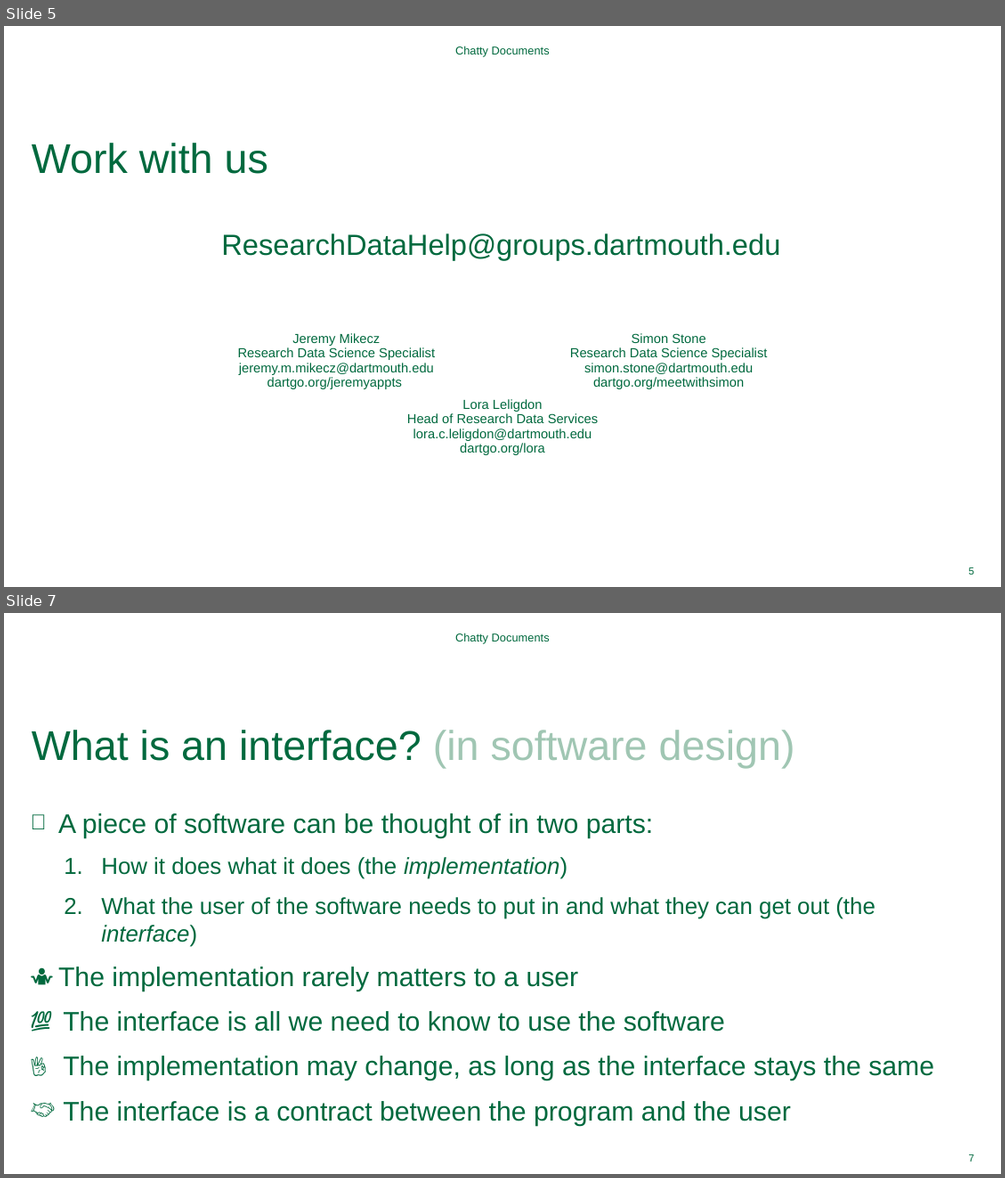
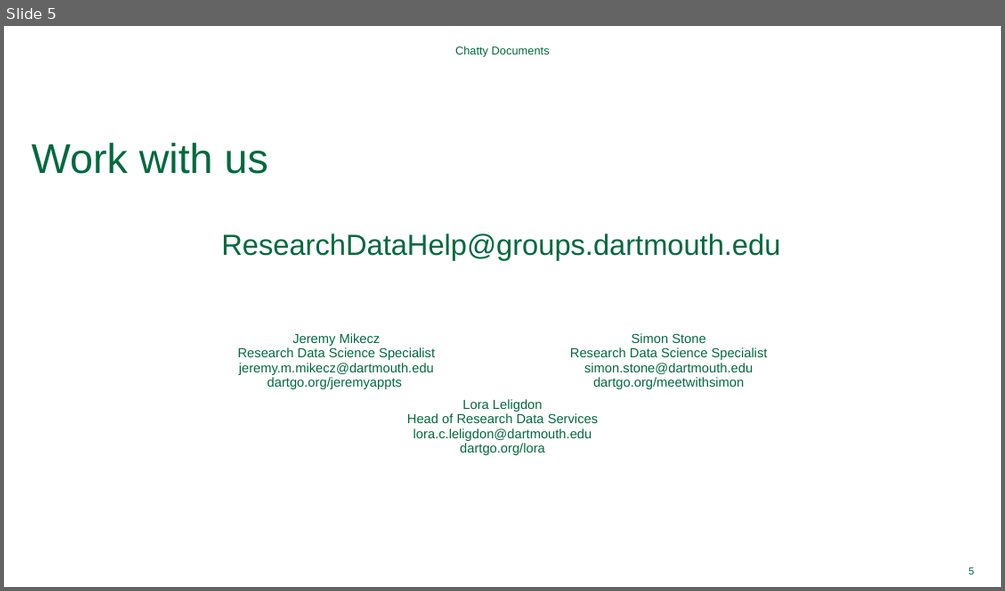
Before and after one commit to Dartmouth-Libraries/chatty-documents, a slide deck: ppt/chatty-documents.pptx. Shown one above the other, each under a label of ours: slides 5 and 7 before the commit, slide 5 after it; the slides between them are not shown. The pictures are 1005x1178 and 1005x591 pixels, drawn with LibreOffice and Linux fonts; fonts in the diff are those of the drawing; background and template pictures are left out. Boxes give left, top, right and bottom in pixels: in the first picture for what was removed or moved away, otherwise in the second. Text is boxed around its words. In the diff, an @@ line names an element or a change of style, - is before the commit and + after.

```diff
--- a/ppt/chatty-documents.pptx
+++ b/ppt/chatty-documents.pptx
@@ slide 7 removed at box(4, 613, 1001, 1174), background #FFFFFF @@
@@ text removed at box(455, 633, 550, 643) @@
-Chatty Documents
@@ title removed at box(32, 730, 795, 769) @@
-What is an interface? (in software design)
@@ text removed at box(58, 813, 934, 1126) @@
-🧩 A piece of software can be thought of in two parts:
-  1. How it does what it does (the implementation)
-  2. What the user of the software needs to put in and what they can get out (the interface)
-🤷 The implementation rarely matters to a user
-💯 The interface is all we need to know to use the software
-👌 The implementation may change, as long as the interface stays the same
-🤝 The interface is a contract between the program and the user
@@ page number removed at box(969, 1154, 974, 1161) @@
-7
```
Also in this commit, not shown: 6 slides changed, 4 slides added, 3 other slides removed, 2 other files.
